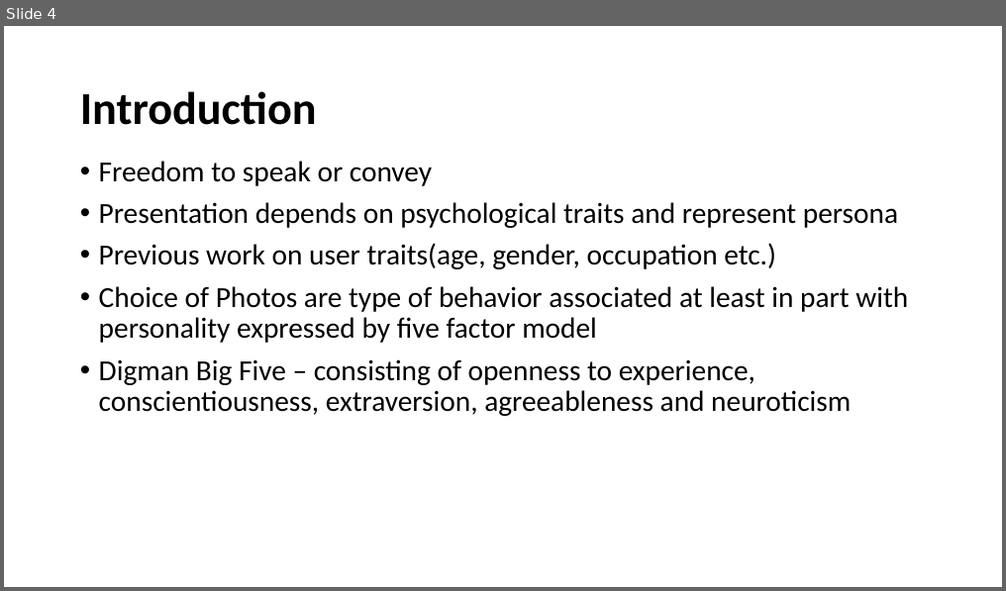
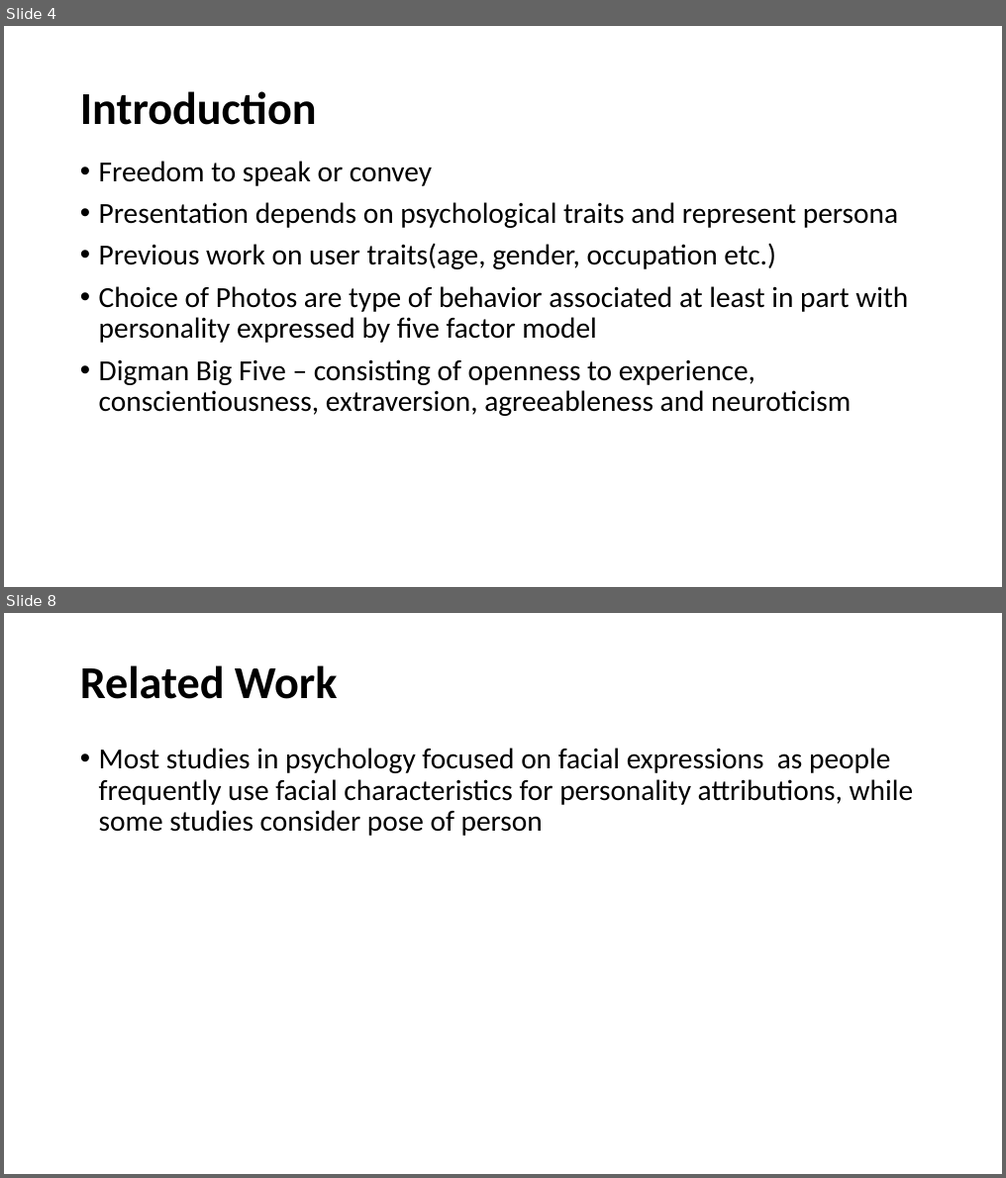
Before and after one commit to Sandhya-Bairi/USU-Assignments-and-Projects, a slide deck: CS 6675 - Advance Data Science/Practicum/Presentation.pptx. Shown one above the other, each under a label of ours: slide 4 before the commit, slides 4 and 8 after it; the slides between them are not shown. The pictures are 1006x591 and 1006x1178 pixels, drawn with LibreOffice and Linux fonts; fonts in the diff are those of the drawing. Boxes give left, top, right and bottom in pixels: in the first picture for what was removed or moved away, otherwise in the second. Text is boxed around its words. In the diff, an @@ line names an element or a change of style, - is before the commit and + after.

```diff
--- a/CS 6675 - Advance Data Science/Practicum/Presentation.pptx
+++ b/CS 6675 - Advance Data Science/Practicum/Presentation.pptx
@@ slide 8 added at bbox=[4, 613, 1002, 1174], background #FFFFFF @@
@@ title added at bbox=[80, 665, 337, 699], 44 pt, text #000000, bold @@
+Related Work
@@ text added at bbox=[99, 748, 913, 836], 28 pt, text #000000 @@
+• Most studies in psychology focused on facial expressions as people frequently use facial characteristics for personality attributions, while some studies consider pose of person
```
Also in this commit, not shown: 1 slide changed, 3 other slides added.
